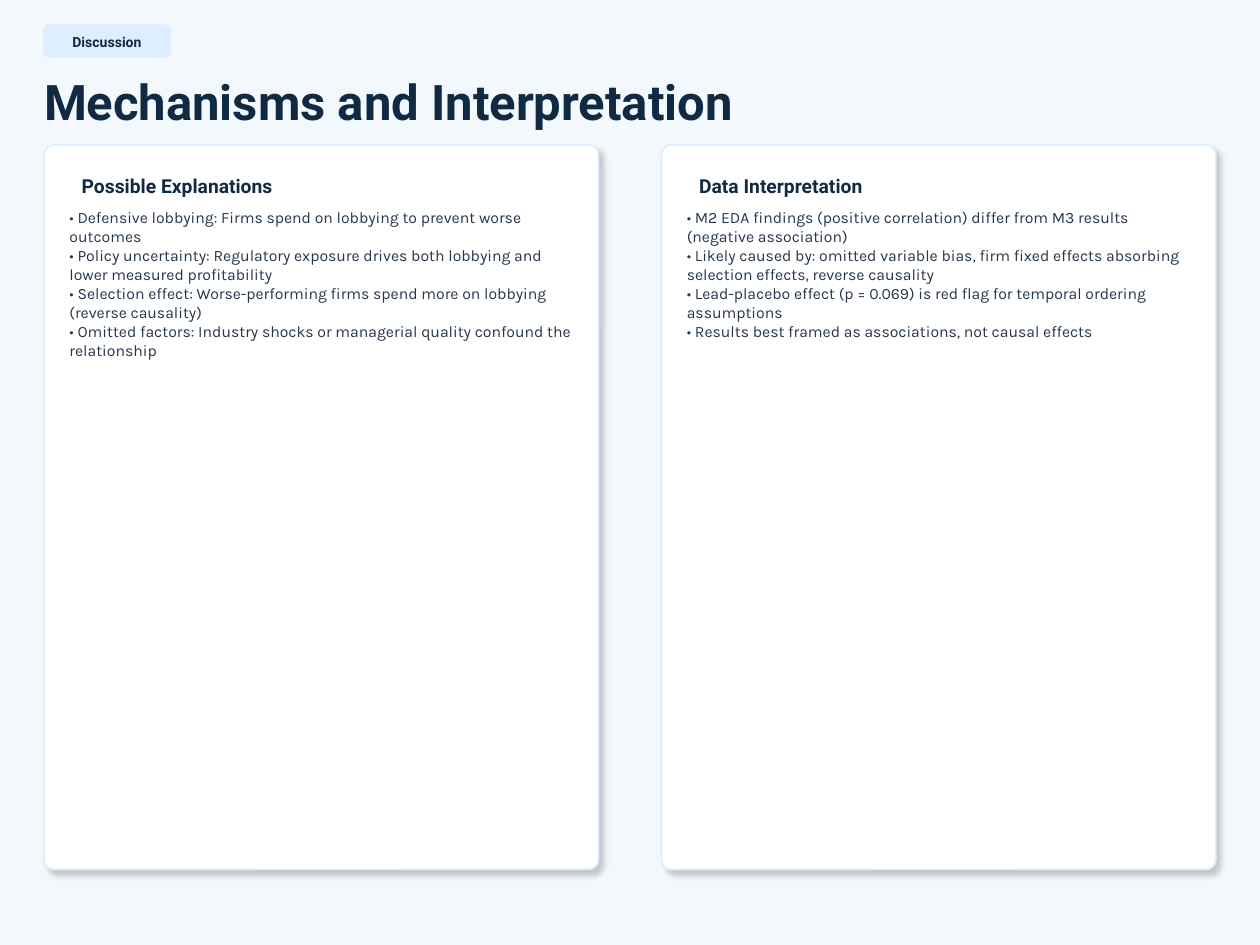
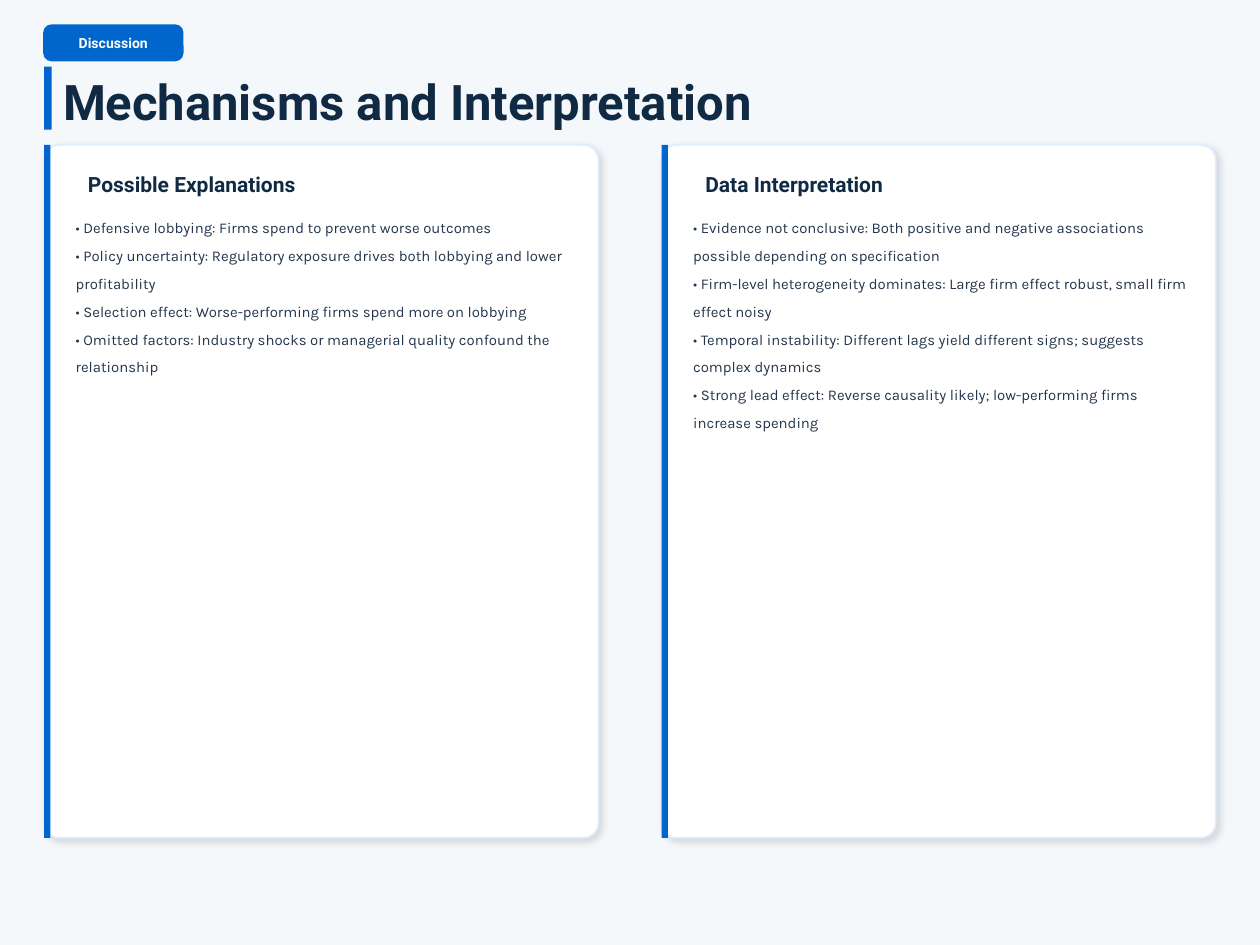
Before and after one commit to Dr-Seagraves/qm2023-capstone-silly-geese, a slide deck: slide 11 of results/reports/Capstone_Research_Presentation.pptx. Drawn at 1260x945 pixels with LibreOffice and Linux fonts; fonts in the diff are those of the drawing. Boxes give left, top, right and bottom in pixels: in the first picture for what was removed or moved away, otherwise in the second. Text is boxed around its words. In the diff, an @@ line names an element or a change of style, - is before the commit and + after.

Commit message:
Enhance presentation with modern navy/light blue design and improved visual cohesion

```diff
--- a/results/reports/Capstone_Research_Presentation.pptx
+++ b/results/reports/Capstone_Research_Presentation.pptx
@@ background #F3F8FD to #F5F8FB @@
@@ text "Discussion" at <box>79,37,148,48</box>: text colour #102A43 to #FFFFFF @@
@@ rounded rectangle: place and size @@
-rounded rectangle at <box>44,25,170,57</box>
+rounded rectangle at <box>44,25,183,60</box>
@@ rounded rectangle at <box>44,25,183,60</box>: fill #DCEEFF to #0066CC; outline #DCEEFF 1 pt to #0066CC 1 pt; proportions changed @@
@@ rectangle added at <box>44,67,52,130</box>, fill #0066CC @@
@@ text "Mechanisms and Interpretation": place and size @@
-text "Mechanisms and Interpretation" at <box>44,83,732,130</box>
+text "Mechanisms and Interpretation" at <box>63,83,751,130</box>
@@ rounded rectangle: place and size @@
-rounded rectangle at <box>44,145,598,869</box>
+rounded rectangle at <box>44,145,598,838</box>
@@ rounded rectangle at <box>44,145,598,838</box>: shadow changed; proportions changed @@
@@ rectangle added at <box>44,145,50,838</box>, fill #0066CC @@
@@ rounded rectangle at <box>662,145,1216,838</box>: shadow changed; proportions changed @@
@@ rounded rectangle: place and size @@
-rounded rectangle at <box>662,145,1216,869</box>
+rounded rectangle at <box>662,145,1216,838</box>
@@ rectangle added at <box>662,145,668,838</box>, fill #0066CC @@
@@ text "Possible Explanations" at <box>88,176,295,197</box>: size 11 to 12 pt @@
@@ text "Data Interpretation" at <box>705,176,883,197</box>: size 11 to 12 pt @@
@@ text "• Defensive lobbying: Firms spend ...": place and size @@
-text "• Defensive lobbying: Firms spend ..." at <box>69,212,571,360</box>
+text "• Defensive lobbying: Firms spend ..." at <box>76,222,562,376</box>
@@ text at <box>76,222,562,321</box>: text changed; size 9 to 8.5 pt @@
-• Defensive lobbying: Firms spend on lobbying to prevent worse outcomes
-• Policy uncertainty: Regulatory exposure drives both lobbying and lower measured profitability
-• Selection effect: Worse-performing firms spend more on lobbying (reverse causality)
+• Defensive lobbying: Firms spend to prevent worse outcomes
+• Policy uncertainty: Regulatory exposure drives both lobbying and lower profitability
+• Selection effect: Worse-performing firms spend more on lobbying
@@ text at <box>693,223,1186,432</box>: text changed; size 9 to 8.5 pt @@
-• M2 EDA findings (positive correlation) differ from M3 results (negative association)
-• Likely caused by: omitted variable bias, firm fixed effects absorbing selection effects, reverse causality
-• Lead-placebo effect (p = 0.069) is red flag for temporal ordering assumptions
-• Results best framed as associations, not causal effects
+• Evidence not conclusive: Both positive and negative associations possible depending on specification
+• Firm-level heterogeneity dominates: Large firm effect robust, small firm effect noisy
+• Temporal instability: Different lags yield different signs; suggests complex dynamics
+• Strong lead effect: Reverse causality likely; low-performing firms increase spending
@@ text at <box>76,334,549,376</box>: size 9 to 8.5 pt in "• Omitted factors: Industry shocks or managerial ..."; line spacing 1 to 16pt @@
```
Also in this commit, not shown: 10 other slides changed, 2 slides added, 2 slides removed, 1 other file.
